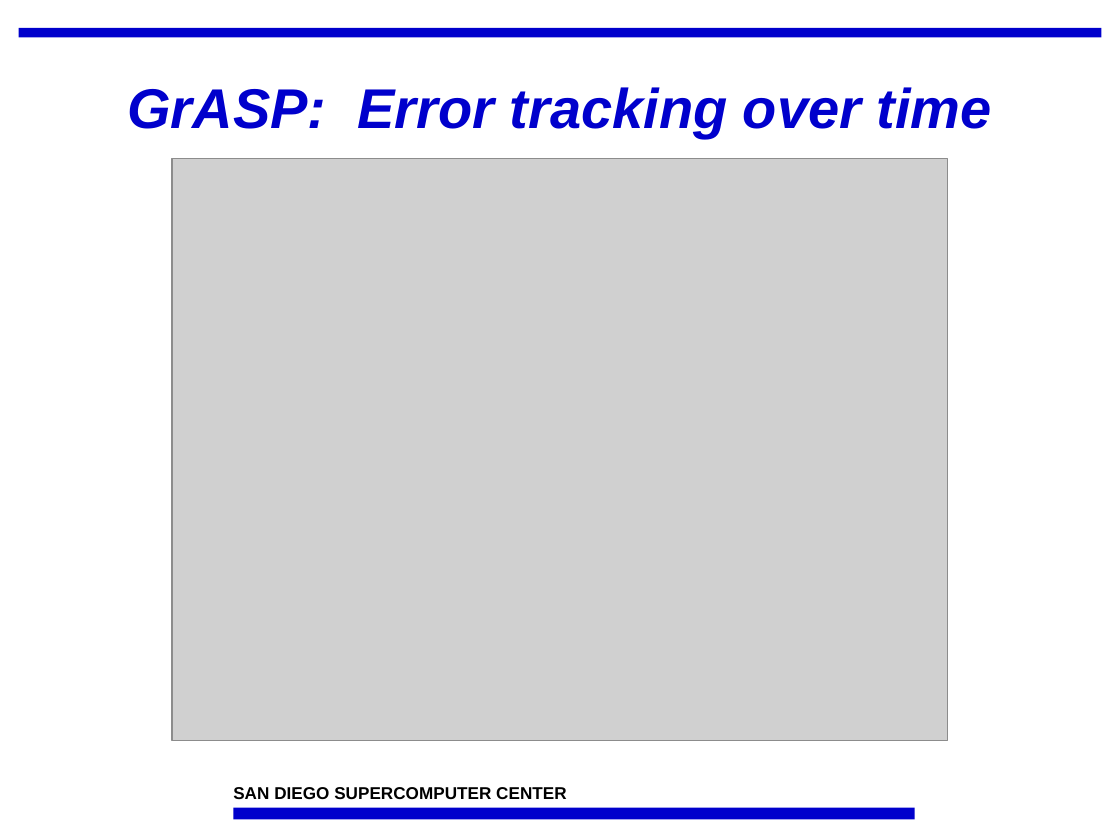
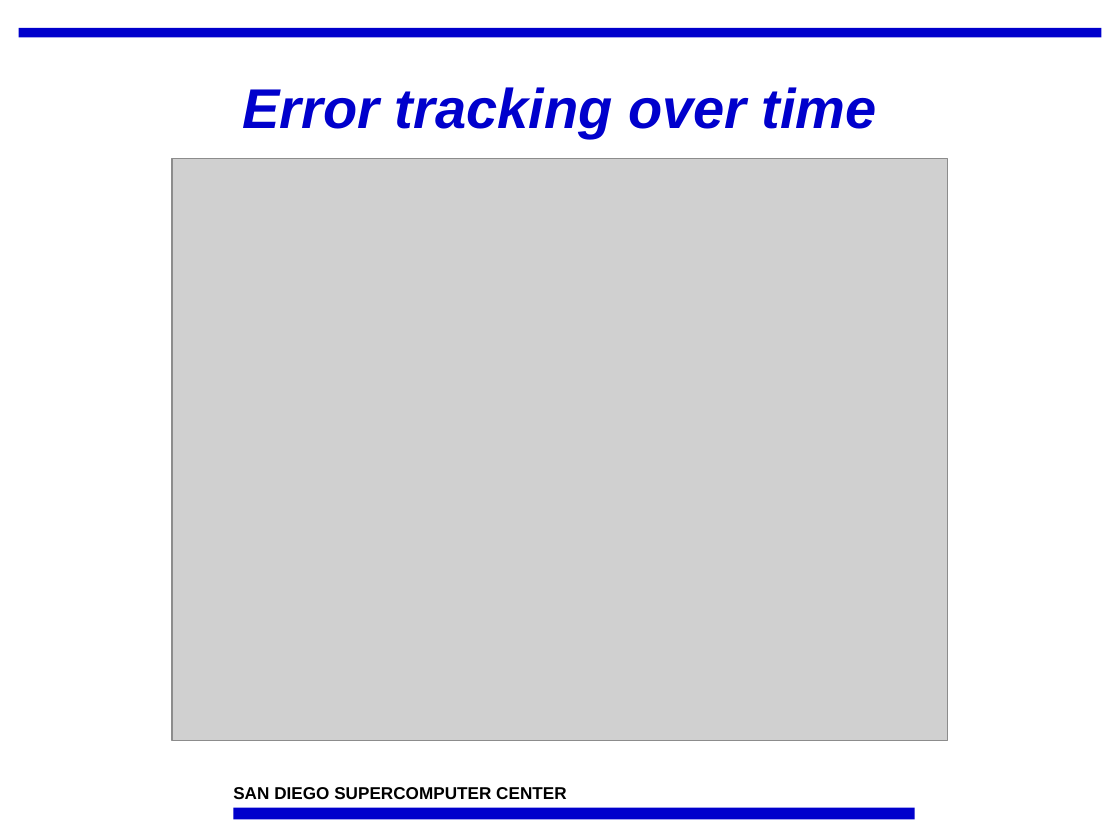
Before and after one commit to IncaProject/inca-xsede, a slide deck: slide 28 of talks/inca-tgarch-11-2-06.ppt (slide 30 before the commit). Drawn at 1120x840 pixels with LibreOffice and Linux fonts; fonts in the diff are those of the drawing; grey boxes stand for pictures; background and template pictures are left out. Boxes give left, top, right and bottom in pixels: in the first picture for what was removed or moved away, otherwise in the second. Text is boxed around its words. In the diff, an @@ line names an element or a change of style, - is before the commit and + after.

```diff
--- a/talks/inca-tgarch-11-2-06.ppt
+++ b/talks/inca-tgarch-11-2-06.ppt
@@ title at (x1=243, y1=87, x2=877, y2=138): text changed @@
-GrASP: Error tracking over time
+Error tracking over time
```
Also in this commit, not shown: 7 other slides changed, 2 slides added, 4 slides removed.
